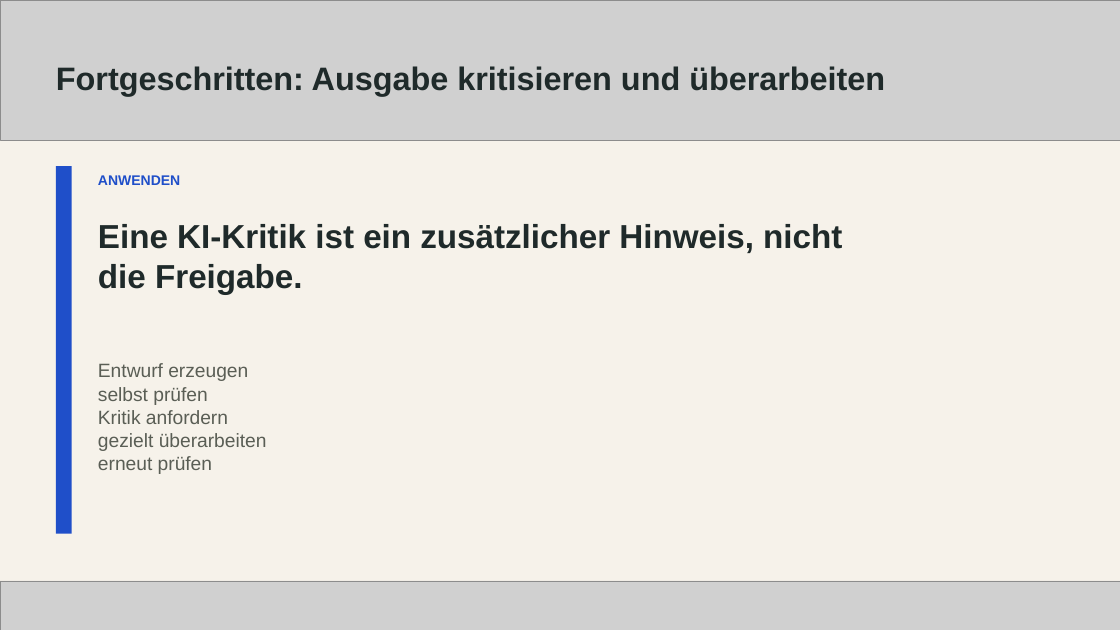
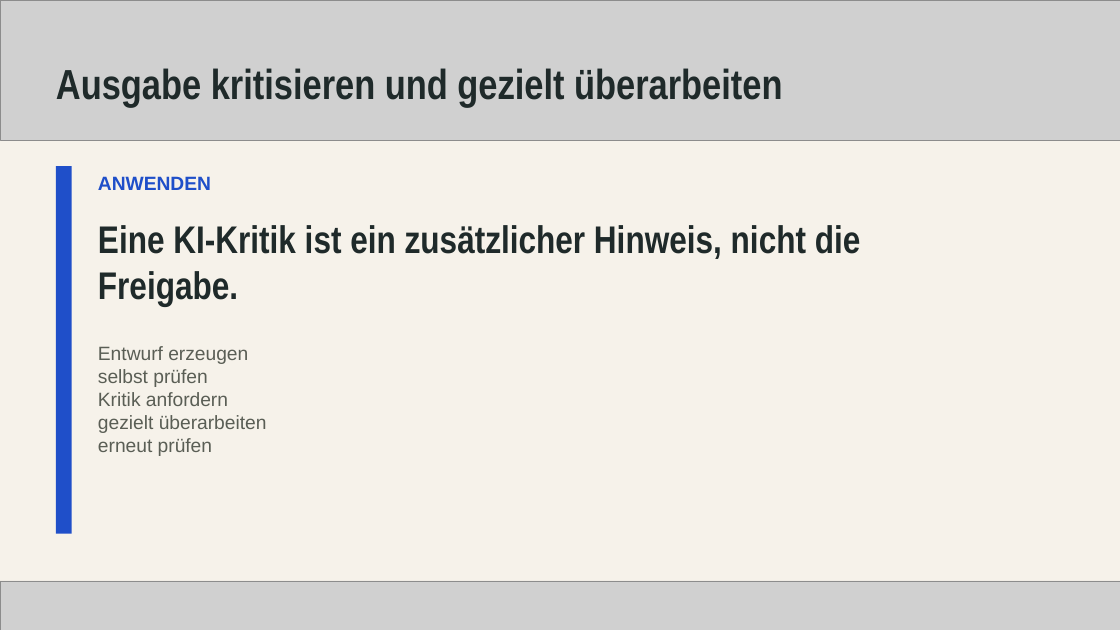
Before and after one commit to deniskaliberda/myhiwi-webseite, a slide deck: slide 22 of deliverables/ai-startklar/schulung/06-trainerfolien.pptx. Drawn at 1120x630 pixels with LibreOffice and Linux fonts; fonts in the diff are those of the drawing; grey boxes stand for pictures. Boxes give left, top, right and bottom in pixels: in the first picture for what was removed or moved away, otherwise in the second. Text is boxed around its words. In the diff, an @@ line names an element or a change of style, - is before the commit and + after.

```diff
--- a/deliverables/ai-startklar/schulung/06-trainerfolien.pptx
+++ b/deliverables/ai-startklar/schulung/06-trainerfolien.pptx
@@ text at bbox=[56, 68, 782, 108]: text changed; size 27.8 to 36 pt; font Arial to Arial Narrow @@
-Fortgeschritten: Ausgabe kritisieren und überarbeiten
+Ausgabe kritisieren und gezielt überarbeiten
@@ text "ANWENDEN" at bbox=[98, 176, 211, 190]: size 12 to 16.5 pt @@
@@ text "Eine KI-Kritik ist ein zusätzlicher ..." at bbox=[98, 225, 861, 307]: size 28.5 to 33 pt, font Arial to Arial Narrow @@
@@ text "Entwurf erzeugen": place and size @@
-text "Entwurf erzeugen" at bbox=[98, 363, 267, 474]
+text "Entwurf erzeugen" at bbox=[98, 346, 267, 456]
```
Also in this commit, not shown: 39 other slides changed, 2 other files.
